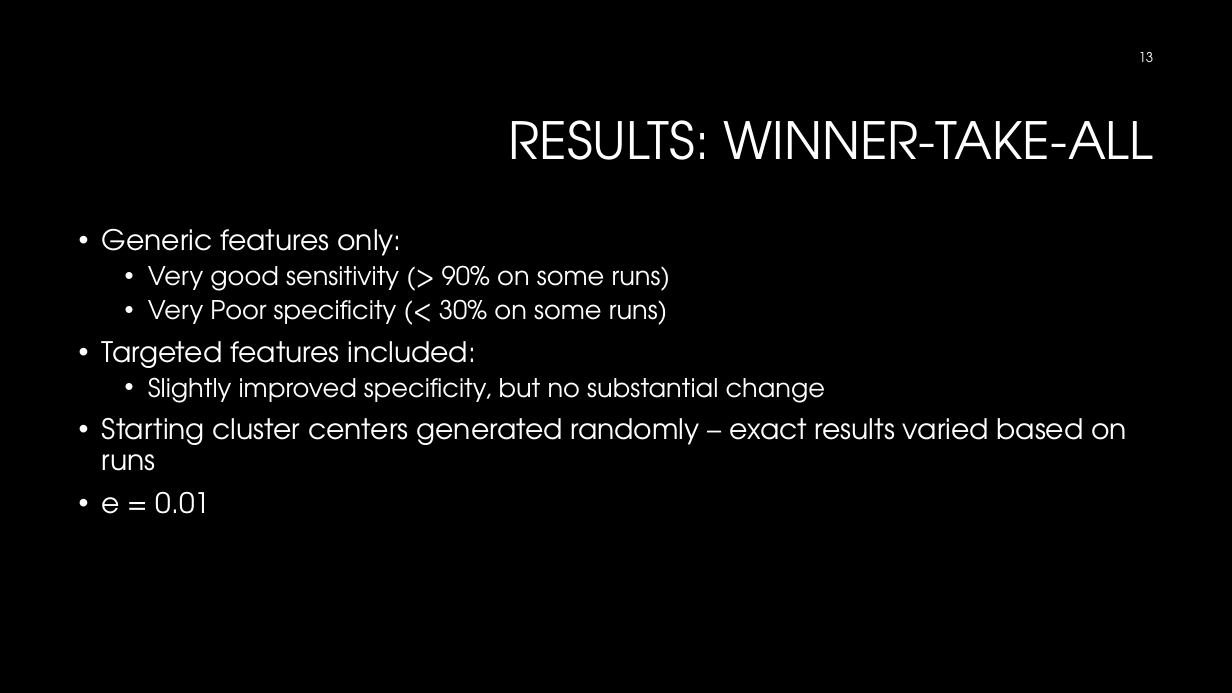
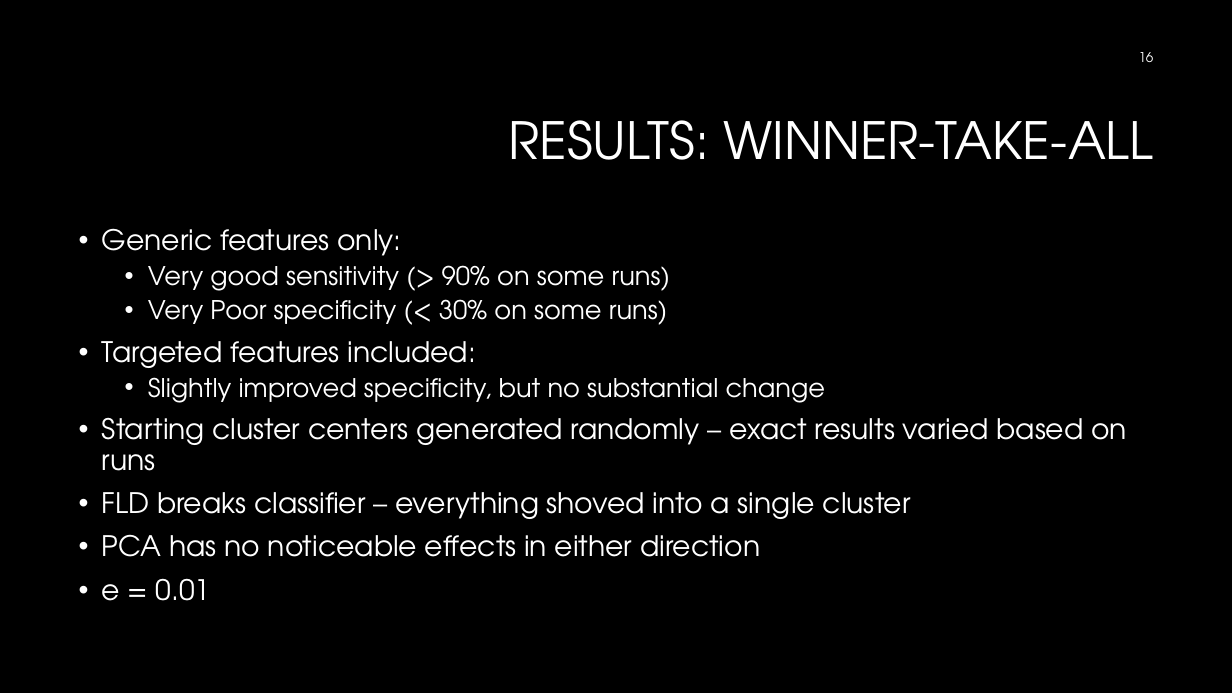
Before and after one commit to nphtan/COSC522, a slide deck: slide 16 of presentation.pptx (slide 13 before the commit). Drawn at 1232x693 pixels with LibreOffice and Linux fonts; fonts in the diff are those of the drawing; background and template pictures are left out. Boxes give left, top, right and bottom in pixels: in the first picture for what was removed or moved away, otherwise in the second. Text is boxed around its words. In the diff, an @@ line names an element or a change of style, - is before the commit and + after.

```diff
--- a/presentation.pptx
+++ b/presentation.pptx
@@ page number at (1139,52,1154,62): text changed @@
-13
+16
@@ text at (102,492,911,557): paragraphs added @@
+• FLD breaks classifier – everything shoved into a single cluster
+• PCA has no noticeable effects in either direction
```
Also in this commit, not shown: 5 other slides changed, 3 slides added, 1 other file.
